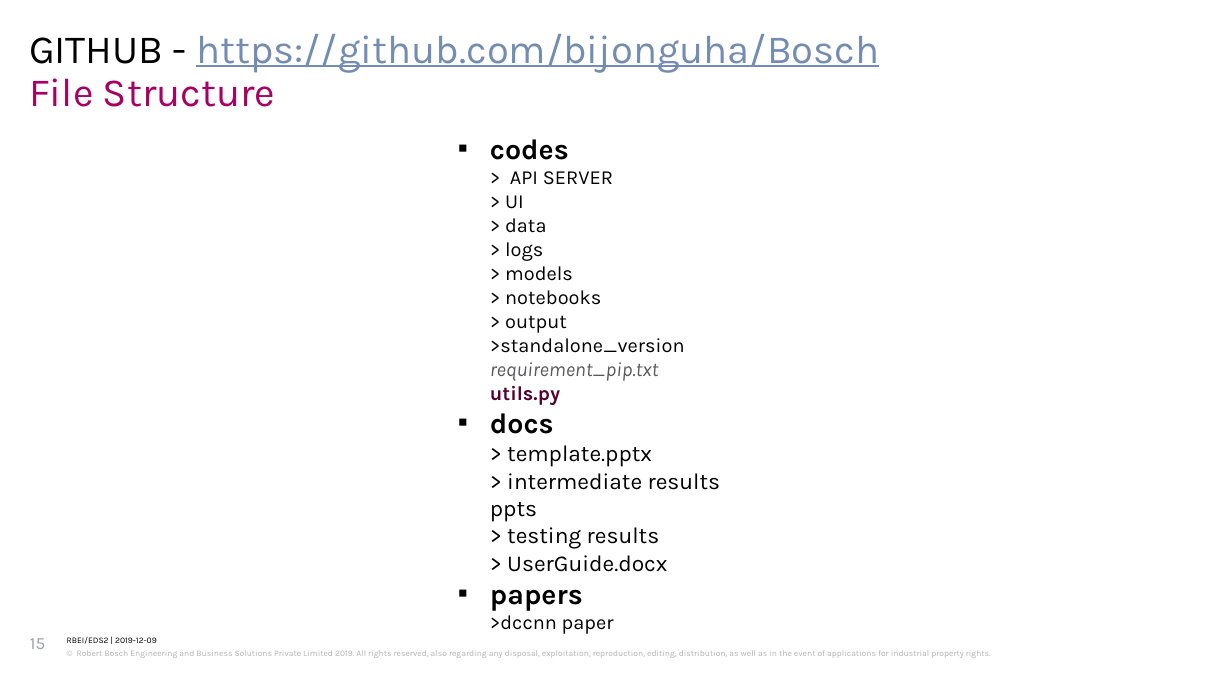
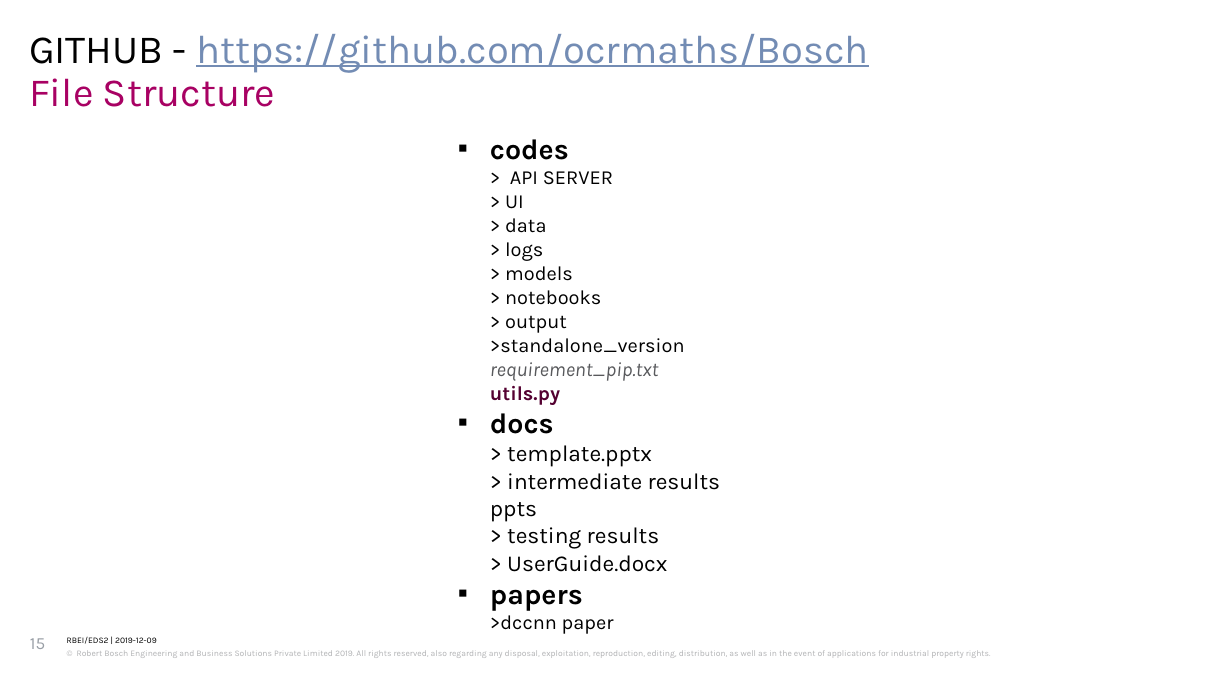
Before and after one commit to bijonguha/Bosch, a slide deck: slide 15 of intel_ocr/docs/Intel_Final_Delivery.pptx. Drawn at 1232x693 pixels with LibreOffice and Linux fonts; fonts in the diff are those of the drawing; background and template pictures are left out. Boxes give left, top, right and bottom in pixels: in the first picture for what was removed or moved away, otherwise in the second. Text is boxed around its words. In the diff, an @@ line names an element or a change of style, - is before the commit and + after.

Commit message:
ppt modified

```diff
--- a/intel_ocr/docs/Intel_Final_Delivery.pptx
+++ b/intel_ocr/docs/Intel_Final_Delivery.pptx
@@ text at (x1=29, y1=34, x2=869, y2=73): text changed @@
-GITHUB - https://github.com/bijonguha/Bosch
+GITHUB - https://github.com/ocrmaths/Bosch
```
Also in this commit, not shown: 1 slide added.
